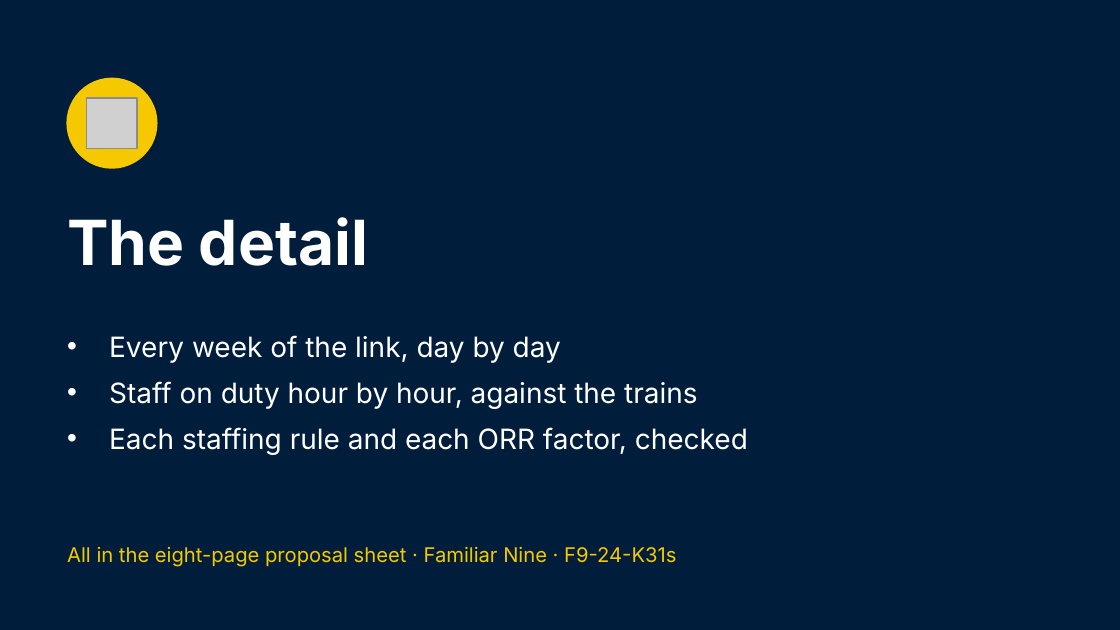
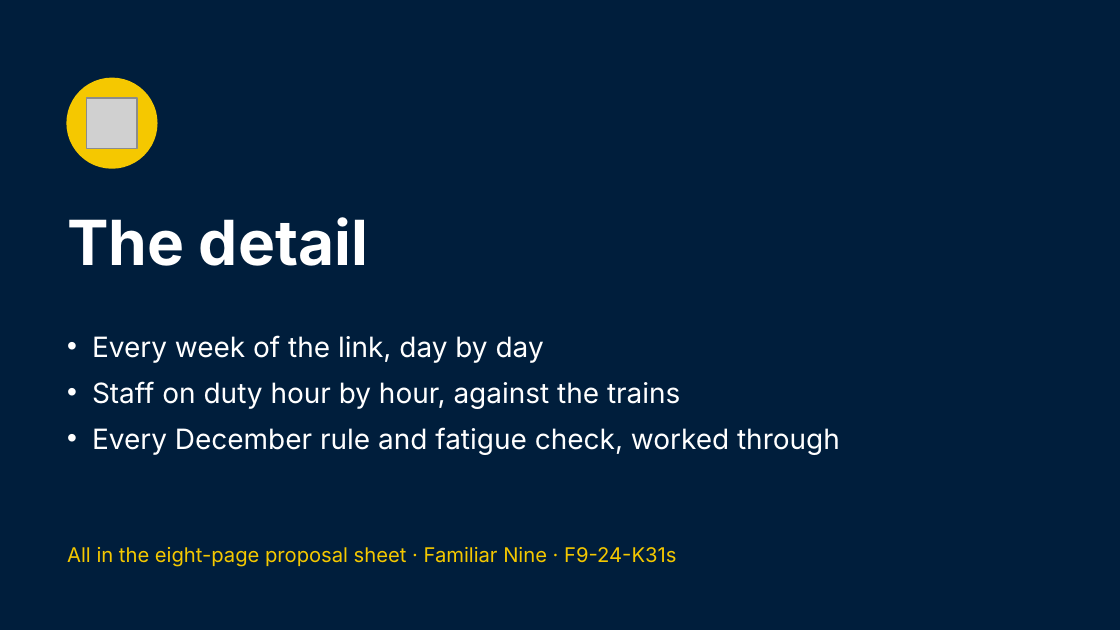
Before and after one commit to Garethdavidmiller/roster-app, a slide deck: slide 10 of docs/proposals/presentations/Familiar-Nine-for-managers.pptx. Drawn at 1120x630 pixels with LibreOffice and Linux fonts; fonts in the diff are those of the drawing; grey boxes stand for pictures. Boxes give left, top, right and bottom in pixels: in the first picture for what was removed or moved away, otherwise in the second. Text is boxed around its words. In the diff, an @@ line names an element or a change of style, - is before the commit and + after.

```diff
--- a/docs/proposals/presentations/Familiar-Nine-for-managers.pptx
+++ b/docs/proposals/presentations/Familiar-Nine-for-managers.pptx
@@ text at <box>92,335,680,409</box>: indent changed @@
@@ text at <box>92,427,840,455</box>: text changed @@
-• Each staffing rule and each ORR factor, checked
+• Every December rule and fatigue check, worked through
```
Also in this commit, not shown: 5 other slides changed, 18 other files.
